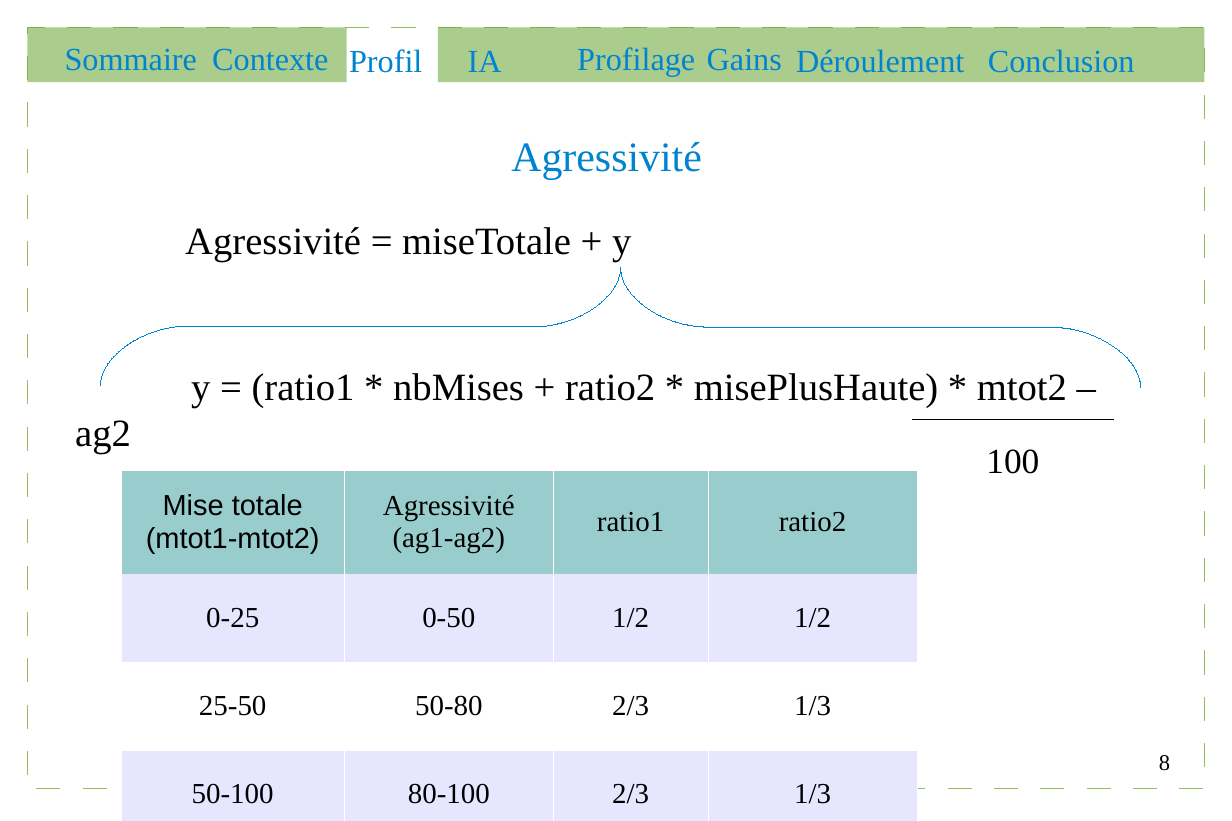
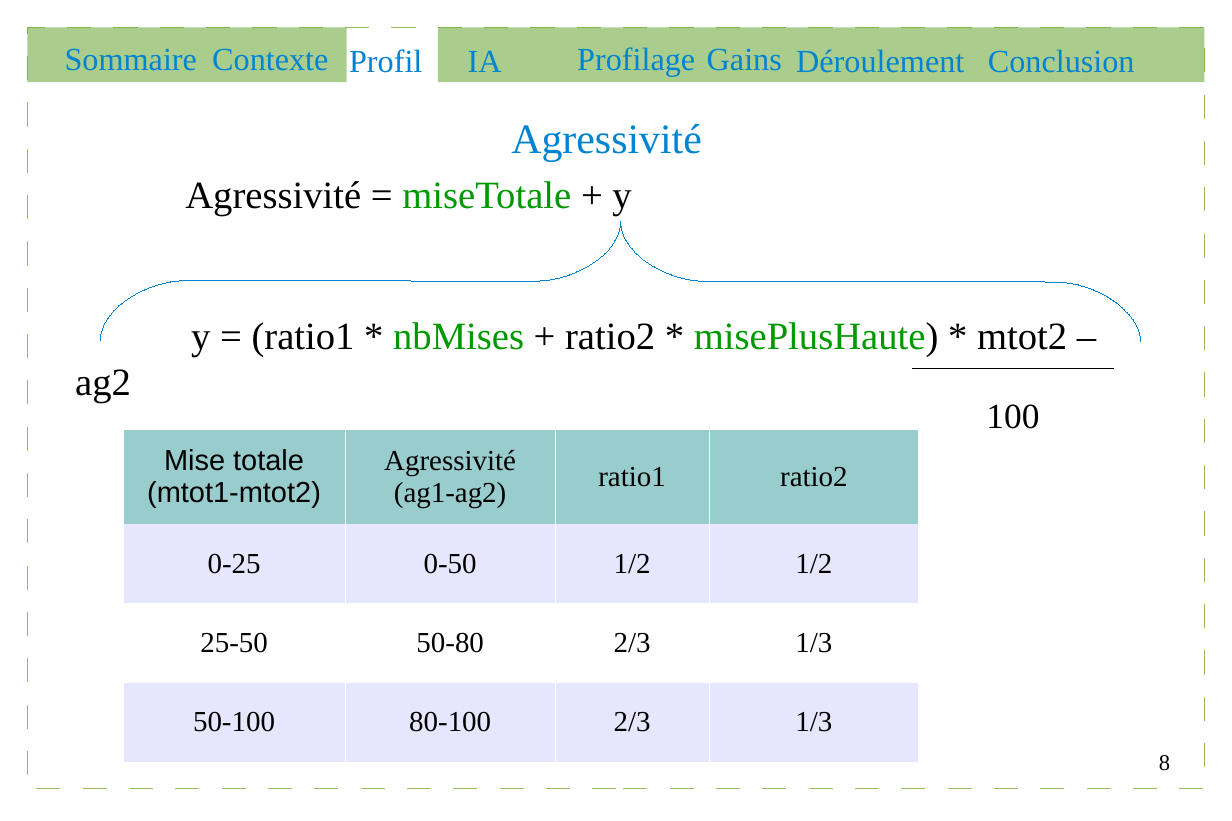
Before and after one commit to Gouga34/TERM1_Poker, a slide deck: slide 8 of Soutenance/presentation.odp. Drawn at 1232x821 pixels with LibreOffice and Linux fonts; fonts in the diff are those of the drawing. Boxes give left, top, right and bottom in pixels: in the first picture for what was removed or moved away, otherwise in the second. Text is boxed around its words. In the diff, an @@ line names an element or a change of style, - is before the commit and + after.

```diff
--- a/Soutenance/presentation.odp
+++ b/Soutenance/presentation.odp
@@ text "Agressivité": place and size @@
-text "Agressivité" at [511,142,701,180]
+text "Agressivité" at [511,124,701,161]
@@ text "Agressivité = miseTotale + y" at [185,181,631,216]: text colour #000000 to #009900 in "miseTotale" @@
@@ 2 texts, 1 freeform shape: place and size @@
-2 texts, 1 freeform shape at [100,227,1141,474]
+2 texts, 1 freeform shape at [100,181,1141,429]
@@ text "y = (ratio1 * nbMises ...": place and size @@
-text "y = (ratio1 * nbMises ..." at [75,373,1067,454]
+text "y = (ratio1 * nbMises ..." at [75,322,1067,403]
@@ text "y = (ratio1 * nbMises ..." at [75,322,1067,403]: text colour #000000 to #009900 in "nbMises misePlusHaute)" @@
@@ line moved from (912, 420) - (1114, 420) to (912, 369) - (1114, 369) @@
@@ table: place and size @@
-table at [122,471,918,821]
+table at [123,430,919,763]
```
Also in this commit, not shown: 2 other slides changed.
